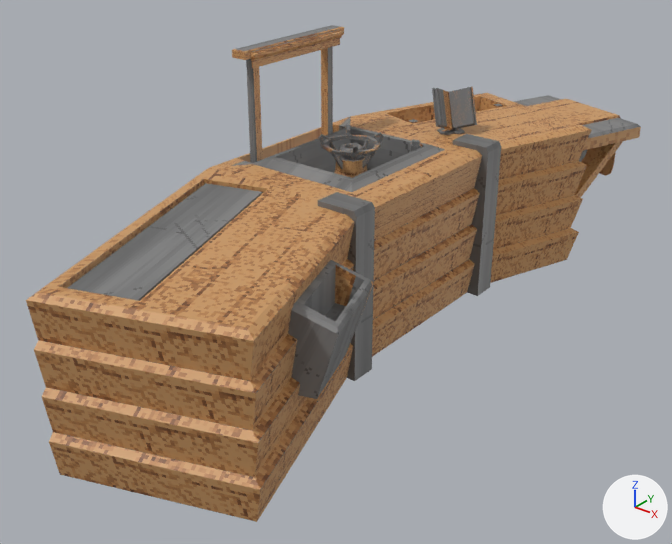
What one commit did to the Blender file Blender/B_CookingStation.blend.
Camera for both pictures: a 50 mm lens placed at (6.6, -8.64, 5.72), pointed at (0.24, -0.69, 0.78). Lighting does not change. The marker at lower right points along +X, +Y and +Z. The picture after the commit comes second.

Before the edit, the objects in view are built like this:
```python
mat_cookingstation = principled_material('CookingStation')
mat_cookingstation.texture = img_t_woodandsteel_png
me_cube = bpy.data.meshes.new('Cube')
me_cube.from_pydata(...)  # 1034 vertices, 938 faces; spans x -1.23..2.1, y -4.7..4.73, z 0.0..3.33
# faces by material slot: [930, 8]
me_cube.materials.append(mat_cookingstation)  # picture img_t_woodandsteel_png
me_cube.materials.append(mat_cookingstation_001)  # picture img_t_woodandsteel_png_001
ob_cookingstationmesh = bpy.data.objects.new('CookingStationMesh', me_cube)
ob_cookingstationmesh.location = (0.0, 0.0, 0.0)
```
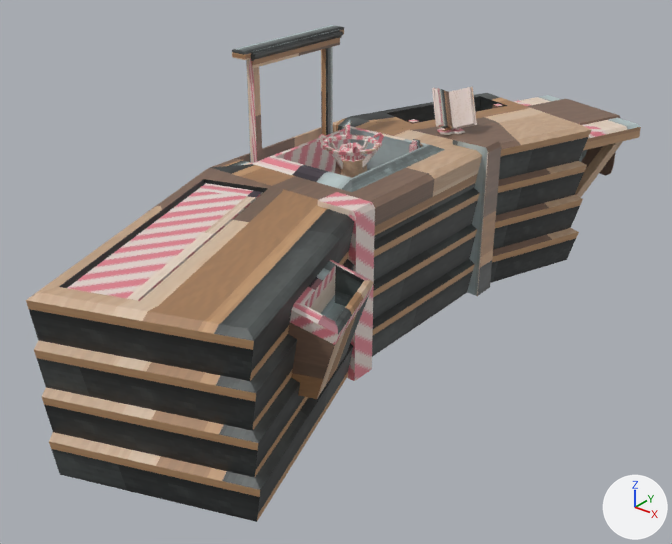
The change, as a diff of the scene's bpy script:
```diff
--- a/Blender/B_CookingStation.blend.py
+++ b/Blender/B_CookingStation.blend.py
@@ img_t_cookingstation_png @@
+img_t_cookingstation_png = load_image('T_Cookingstation.png', '../SurfnTurfGame/Assets/SurfNTurf/Textures/Patterns/T_Cookingstation.png', 128, 128, 'sRGB')
@@ mat_cookingstation @@
 mat_cookingstation = principled_material('CookingStation')
-mat_cookingstation.texture = img_t_woodandsteel_png
+mat_cookingstation.texture = img_t_cookingstation_png
@@ me_cube @@
 # used by ob_cookingstationmesh; location = (0.0, 0.0, 0.0)
-me_cube.from_pydata(...)  # 1034 vertices, 938 faces; spans x -1.23..2.1, y -4.7..4.73, z 0.0..3.33
+me_cube.from_pydata(...)  # 1038 vertices, 944 faces; spans x -1.23..2.1, y -4.7..4.73, z 0.0..3.33
+# me_cube part 1
+# 3 faces are deleted
+# 4 vertices are added at (1.71, -1.99, 1.48), (2.06, -2.98, 1.48), (1.61, -3.14, 1.65), (1.26, -2.16, 1.65)
+# 9 new faces join them, mat_cookingstation (picture img_t_cookingstation_png)
+# me_cube part 2: 41 kept faces spanning x 0.64..2.1, y -3.16..1.51, z 0.0..2.06 get new texture (UV) coordinates
 me_cube.materials.append(mat_cookingstation)
```

Location of each change, (x1, y1, x2, y2) in pixels of the pictures (672 x 544 px):
'CookingStationMesh', surface changed: (26, 25, 641, 522) in both
part 1 of me_cube, reshaped: (288, 285, 373, 399) in both
part 2 of me_cube, surface changed: (292, 134, 501, 381) in both
